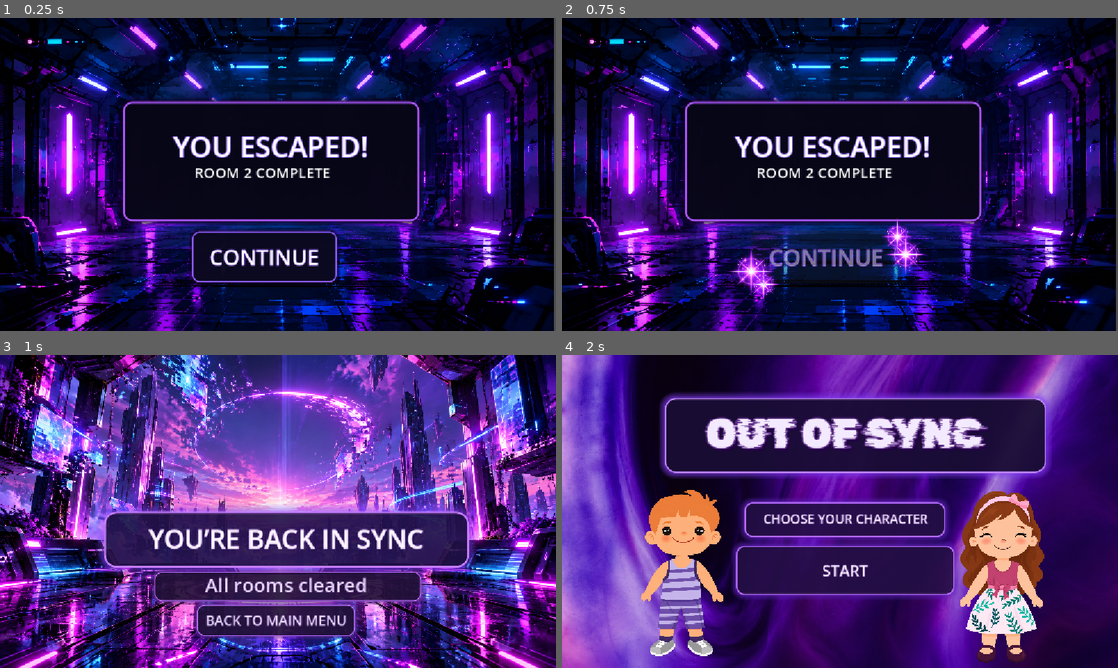
Above: before the commit, frames 1-4 (two rows, left to right).
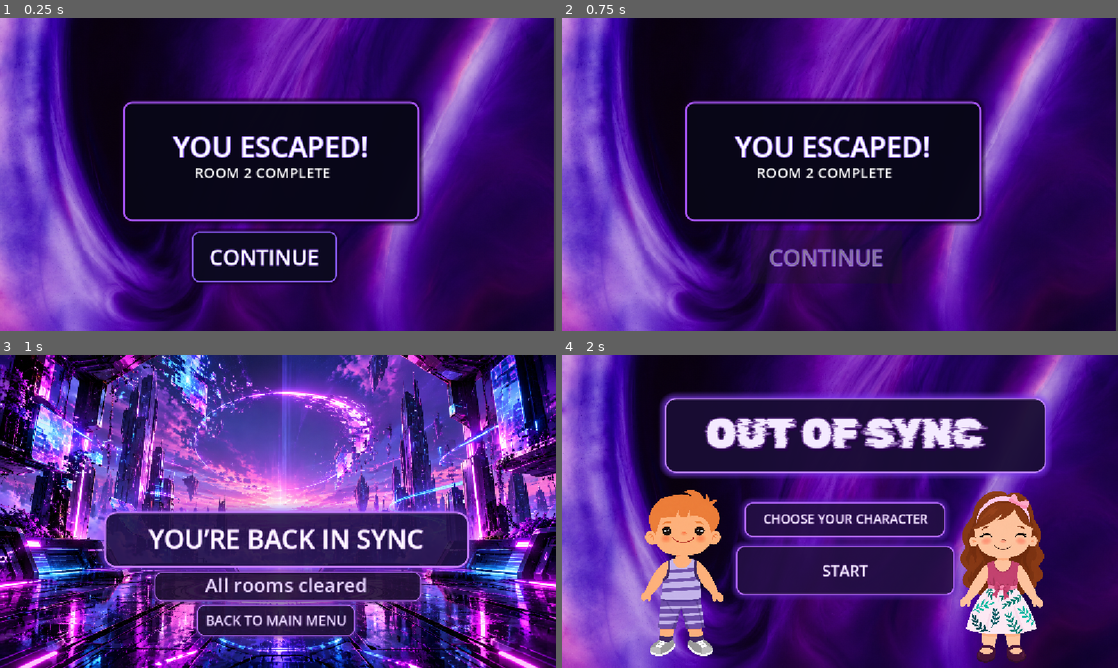
Above: after the commit, the same moments.

Repository: zemaldars01-png/out-of-sync-game
Game: Godot game, scene res://room_complete.tscn
The game is run twice, just before and just after one commit, with the same random seed, the same clock (stepped at 60 frames per second) and the same inputs. This scene is started directly instead of the project's main scene.
Inputs:
- Up to frame 1 (0.25 s): no input
- Up to frame 2 (0.75 s): click "CONTINUE" at 0.5 s
- Up to frame 3 (1 s): no input
- Up to frame 4 (2 s): click "BACK TO MAIN MENU" at 1.25 s

The runs differ from the first frame. In frame 1, 67% of the frame differs, in the area x 0-100%, y 0-100%; in frame 2, 70%; in frame 3, nothing differs; in frame 4, nothing differs.

Commit message:
Update room completion background

Diff:
--- a/room_complete.tscn
+++ b/room_complete.tscn
@@ -1,8 +1,7 @@
 [gd_scene format=3 uid="uid://dji7tl18c00q8"]
 
 [ext_resource type="Script" uid="uid://dkcq0bl3sggej" path="res://room_complete.gd" id="1_kem6s"]
-[ext_resource type="Texture2D" uid="uid://dw1mgu1mgw8em" path="res://continue.png" id="2_o2cua"]
-[ext_resource type="Texture2D" uid="uid://ry5a0f0bots" path="res://sparkle.png" id="3_p7mak"]
+[ext_resource type="Texture2D" uid="uid://dwivipv103itg" path="res://backgroundcanva.png" id="2_p7mak"]
 
 [sub_resource type="StyleBoxFlat" id="StyleBoxFlat_d4xy7"]
 bg_color = Color(0.02745098, 0.02745098, 0.08627451, 0.9098039)
@@ -90,7 +89,7 @@
 offset_bottom = 1.0
 grow_horizontal = 2
 grow_vertical = 2
-texture = ExtResource("2_o2cua")
+texture = ExtResource("2_p7mak")
 expand_mode = 1
 stretch_mode = 5
 
@@ -151,7 +150,6 @@
 offset_right = 357.0
 offset_bottom = 55.0
 mouse_filter = 2
-texture = ExtResource("3_p7mak")
 expand_mode = 1
 stretch_mode = 5
 
@@ -162,7 +160,6 @@
 offset_right = 65.0
 offset_bottom = 147.0
 mouse_filter = 2
-texture = ExtResource("3_p7mak")
 expand_mode = 1
 stretch_mode = 5
 
@@ -173,7 +170,6 @@
 offset_right = 378.0
 offset_bottom = 97.0
 mouse_filter = 2
-texture = ExtResource("3_p7mak")
 expand_mode = 1
 stretch_mode = 5
 
@@ -184,7 +180,6 @@
 offset_right = 57.0
 offset_bottom = 145.0
 mouse_filter = 2
-texture = ExtResource("3_p7mak")
 expand_mode = 1
 stretch_mode = 5
 
